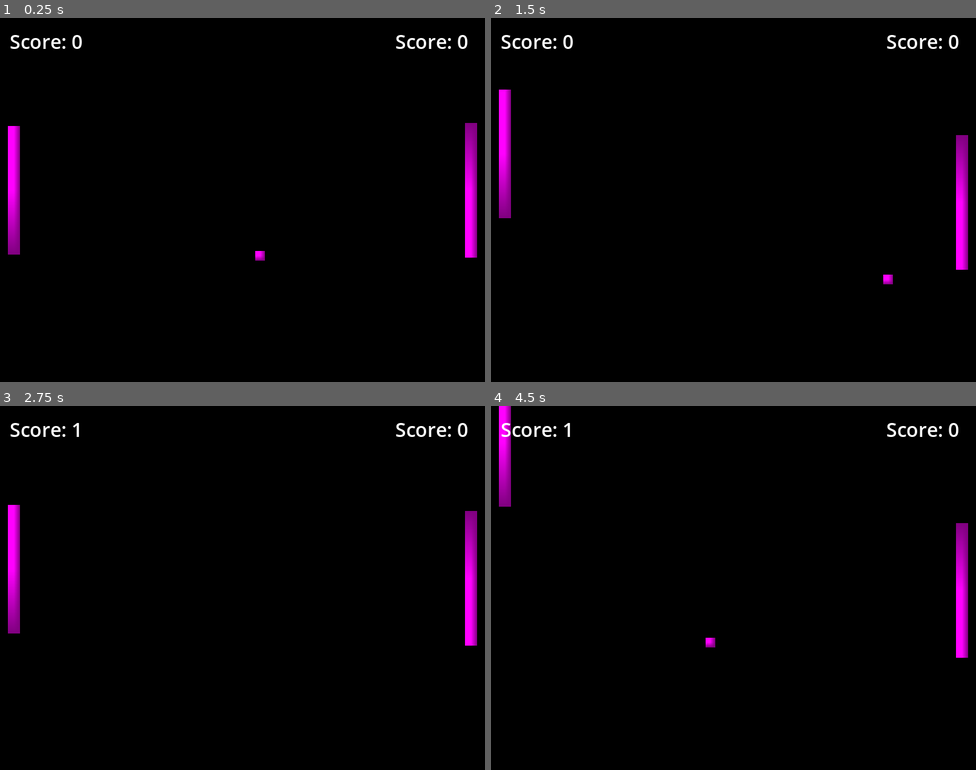
Above: before the commit, frames 1-4 (two rows, left to right).
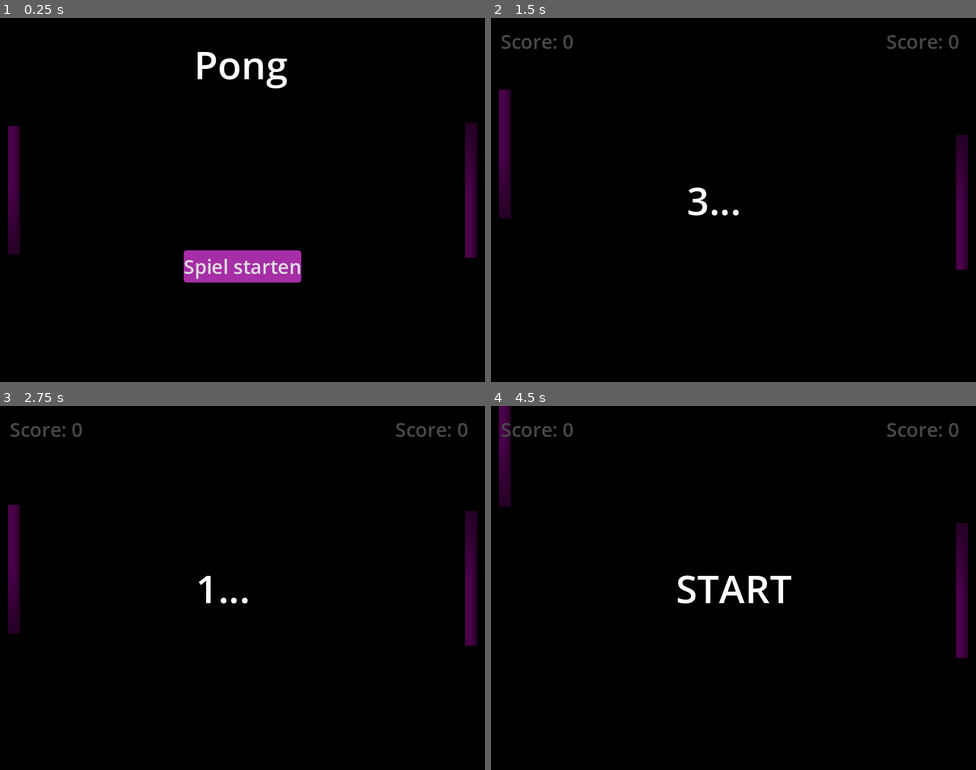
Above: after the commit, the same moments.

Repository: MetalCar/CyberPong
Game: Godot game, scene res://Scenes/Main.tscn
Two runs of this game, one before a commit and one after it. Both use one fixed random seed, a clock stepped at 60 frames per second and the inputs below.
Inputs (mouse positions are in pixels of both pictures, inside the frame that each line leads up to):
- Up to frame 1 (0.25 s): no input
- Up to frame 2 (1.5 s): click (733, 265) at 0.5 s, where only the run after the commit has a clickable "Spiel starten"; tap Enter at 1.25 s; hold W (move_up_p1) from 1.28 s (still down); tap Down (move_down_p2) at 1.35 s
- Up to frame 3 (2.75 s): release W (move_up_p1) at 2.03 s; hold S (move_down_p1) from 2.03 s (still down); tap Up (move_up_p2) at 2.1 s
- Up to frame 4 (4.5 s): release S (move_down_p1) at 2.78 s; hold W (move_up_p1) 2.78-4.28 s; tap Down (move_down_p2) at 2.85, 4.35 s; tap Up (move_up_p2) at 3.6 s; tap Space at 4.25 s; hold S (move_down_p1) from 4.28 s (still down)

The runs differ from the first frame. In frame 1, 5.0% of the frame differs, in the area x 1-99%, y 4-73%; in frame 2, 2.5%; in frame 3, 2.4%; in frame 4, 2.8%.

Commit message:
add ghost trail and try to add an shader for glow

Diff:
--- /dev/null
+++ b/Prefabs/Ball.gdshader
@@ -0,0 +1,19 @@
+shader_type canvas_item;
+
+render_mode blend_add;
+
+uniform vec4 glow_color : source_color = vec4(0.0, 1.0, 1.0, 1.0);
+uniform float glow_strength = 1.5;
+uniform float glow_radius = 2.0;
+uniform float pulse_speed = 1.0;
+
+void fragment() {
+	vec2 uv_centered = UV - vec2(0.5);
+	float dist = length(uv_centered * glow_radius);
+
+	// Glow-Falloff + Pulsieren
+	float glow = (1.0 - smoothstep(0.0, 1.0, dist)) * (0.5 + 0.5 * sin(TIME * pulse_speed));
+
+	vec4 tex_color = texture(TEXTURE, UV);
+	COLOR = tex_color + glow * glow_color * glow_strength;
+}
--- a/Prefabs/Ball.tscn
+++ b/Prefabs/Ball.tscn
@@ -1,24 +1,34 @@
-[gd_scene load_steps=5 format=3 uid="uid://ts4hkqdp7ovg"]
+[gd_scene load_steps=8 format=3 uid="uid://ts4hkqdp7ovg"]
 
 [ext_resource type="Script" uid="uid://vw701gj8ko3s" path="res://Scripts/ball_movement.gd" id="1_f8b65"]
+[ext_resource type="Shader" uid="uid://y04x3esq27bm" path="res://Prefabs/Ball.gdshader" id="2_annej"]
+[ext_resource type="Texture2D" uid="uid://cgwjqr2x0ypr3" path="res://Art/pong-ball.png" id="2_hdy6r"]
+[ext_resource type="PackedScene" uid="uid://ldjsx40esocm" path="res://Prefabs/ghost.tscn" id="3_fnr1w"]
+
+[sub_resource type="ShaderMaterial" id="ShaderMaterial_annej"]
+shader = ExtResource("2_annej")
+shader_parameter/glow_color = Color(0, 1, 1, 1)
+shader_parameter/glow_strength = 1.5
+shader_parameter/glow_radius = 2.0
+shader_parameter/pulse_speed = 1.0
 
 [sub_resource type="PhysicsMaterial" id="PhysicsMaterial_f8b65"]
 friction = 0.0
 bounce = 1.0
 
 [sub_resource type="RectangleShape2D" id="RectangleShape2D_hdy6r"]
-size = Vector2(16, 16)
-
-[sub_resource type="PlaceholderTexture2D" id="PlaceholderTexture2D_annej"]
+size = Vector2(32, 32)
 
 [node name="Ball" type="RigidBody2D"]
+material = SubResource("ShaderMaterial_annej")
 physics_material_override = SubResource("PhysicsMaterial_f8b65")
 gravity_scale = 0.0
 script = ExtResource("1_f8b65")
+ghost_scene = ExtResource("3_fnr1w")
 
 [node name="CollisionShape2D" type="CollisionShape2D" parent="."]
 shape = SubResource("RectangleShape2D_hdy6r")
 
 [node name="Sprite2D" type="Sprite2D" parent="."]
-scale = Vector2(16, 16)
-texture = SubResource("PlaceholderTexture2D_annej")
+position = Vector2(4.76837e-07, 4.76837e-07)
+texture = ExtResource("2_hdy6r")
--- /dev/null
+++ b/Prefabs/ghost.tscn
@@ -0,0 +1,12 @@
+[gd_scene load_steps=4 format=3 uid="uid://ldjsx40esocm"]
+
+[ext_resource type="Texture2D" uid="uid://cgwjqr2x0ypr3" path="res://Art/pong-ball.png" id="1_l7sr0"]
+[ext_resource type="Script" uid="uid://dslk0wt3h5mxw" path="res://Scripts/ghost.gd" id="2_f0cm6"]
+
+[sub_resource type="CanvasItemMaterial" id="CanvasItemMaterial_ilimx"]
+blend_mode = 1
+
+[node name="Ghost" type="Sprite2D"]
+material = SubResource("CanvasItemMaterial_ilimx")
+texture = ExtResource("1_l7sr0")
+script = ExtResource("2_f0cm6")
--- a/Prefabs/hud.gd
+++ b/Prefabs/hud.gd
@@ -5,3 +5,20 @@
 func _on_game_over_popup_start_new_game() -> void:
 	$GameOverPopup.hide()
 	start_new_game.emit()
+
+func _on_button_pressed() -> void:
+	$StartScreen.hide()
+	$ScoreP1.show()
+	$ScoreP2.show()
+	start_new_game.emit()
+
+func update_timer_label(timer):
+	match timer:
+		"3":
+			$TimerScreen/ColorRect/Label.text = "3..."
+		"2":
+			$TimerScreen/ColorRect/Label.text = "2..."
+		"1":
+			$TimerScreen/ColorRect/Label.text = "1..."
+		"0":
+			$TimerScreen/ColorRect/Label.text = "START"
--- a/Prefabs/hud.tscn
+++ b/Prefabs/hud.tscn
@@ -14,6 +14,7 @@
 script = ExtResource("1_g0xie")
 
 [node name="ScoreP1" type="Label" parent="."]
+visible = false
 offset_left = 16.0
 offset_top = 16.0
 offset_right = 77.0
@@ -22,6 +23,7 @@
 text = "Score: 0"
 
 [node name="ScoreP2" type="Label" parent="."]
+visible = false
 anchors_preset = 1
 anchor_left = 1.0
 anchor_right = 1.0
@@ -34,6 +36,7 @@
 text = "Score: 0"
 
 [node name="GameOverPopup" type="Control" parent="."]
+visible = false
 layout_mode = 3
 anchors_preset = 15
 anchor_right = 1.0
@@ -84,5 +87,87 @@
 theme_override_styles/normal = SubResource("StyleBoxFlat_6n2uh")
 text = "Neu starten"
 
+[node name="StartScreen" type="Control" parent="."]
+layout_mode = 3
+anchors_preset = 15
+anchor_right = 1.0
+anchor_bottom = 1.0
+grow_horizontal = 2
+grow_vertical = 2
+
+[node name="ColorRect" type="ColorRect" parent="StartScreen"]
+layout_mode = 1
+anchors_preset = 15
+anchor_right = 1.0
+anchor_bottom = 1.0
+grow_horizontal = 2
+grow_vertical = 2
+color = Color(0, 0, 0, 0.713726)
+
+[node name="Label" type="Label" parent="StartScreen/ColorRect"]
+layout_mode = 1
+anchors_preset = 5
+anchor_left = 0.5
+anchor_right = 0.5
+offset_left = -80.0
+offset_top = 32.0
+offset_right = 75.0
+offset_bottom = 120.0
+grow_horizontal = 2
+theme_override_font_sizes/font_size = 64
+text = "Pong"
+
+[node name="Button" type="Button" parent="StartScreen/ColorRect"]
+layout_mode = 1
+anchors_preset = 8
+anchor_left = 0.5
+anchor_top = 0.5
+anchor_right = 0.5
+anchor_bottom = 0.5
+offset_left = -96.0
+offset_top = 82.5
+offset_right = 96.0
+offset_bottom = 135.5
+grow_horizontal = 2
+grow_vertical = 2
+theme_override_font_sizes/font_size = 32
+theme_override_styles/normal = SubResource("StyleBoxFlat_6n2uh")
+text = "Spiel starten"
+
+[node name="TimerScreen" type="Control" parent="."]
+visible = false
+layout_mode = 3
+anchors_preset = 15
+anchor_right = 1.0
+anchor_bottom = 1.0
+grow_horizontal = 2
+grow_vertical = 2
+
+[node name="ColorRect" type="ColorRect" parent="TimerScreen"]
+layout_mode = 1
+anchors_preset = 15
+anchor_right = 1.0
+anchor_bottom = 1.0
+grow_horizontal = 2
+grow_vertical = 2
+color = Color(0, 0, 0, 0.713726)
+
+[node name="Label" type="Label" parent="TimerScreen/ColorRect"]
+layout_mode = 1
+anchors_preset = 8
+anchor_left = 0.5
+anchor_top = 0.5
+anchor_right = 0.5
+anchor_bottom = 0.5
+offset_left = -77.5
+offset_top = -44.0
+offset_right = 77.5
+offset_bottom = 44.0
+grow_horizontal = 2
+grow_vertical = 2
+theme_override_font_sizes/font_size = 64
+text = "3..."
+
 [connection signal="start_new_game" from="GameOverPopup" to="." method="_on_game_over_popup_start_new_game"]
 [connection signal="pressed" from="GameOverPopup/ColorRect/Button" to="GameOverPopup" method="_on_button_pressed"]
+[connection signal="pressed" from="StartScreen/ColorRect/Button" to="." method="_on_button_pressed"]
--- a/Scripts/Main.gd
+++ b/Scripts/Main.gd
@@ -13,15 +13,14 @@
 	var screen_width = get_viewport_rect().size.x
 
 	create_walls(screen_width, screen_height)
+	create_out_of_bounds()
 
-	create_ball(screen_width, screen_height)
-
+func create_out_of_bounds():
 	var out_left = $OutOfBoundLeft
 	var out_right = $OutOfBoundRight
 
 	out_left.connect("body_entered", Callable(self, "_on_out_of_bounds_body_entered").bind("OutOfBoundLeft"))
 	out_right.connect("body_entered", Callable(self, "_on_out_of_bounds_body_entered").bind("OutOfBoundRight"))
-
 
 func _on_out_of_bounds_body_entered(body: Node, zone_name: String) -> void:
 	if body.name != "Ball":
@@ -36,7 +35,8 @@
 
 	if score_p1 >= 5 or score_p2 >= 5:
 		hud.get_child(2).show()
-		hud.get_child(2).get_child(0).get_child(0).text = "Spieler %s hat gewonnen!" % "P1" if score_p1 >= 5 else "P2"
+		var playerName = "P1" if score_p1 >= 5 else "P2"
+		hud.get_child(2).get_child(0).get_child(0).text = "Spieler %s hat gewonnen!" % playerName
 	else:
 		$BallResetTimer.start()
 
@@ -75,10 +75,17 @@
 	$BallResetTimer.stop()
 
 func _on_hud_start_new_game() -> void:
+	hud.get_node("TimerScreen").show()
+	for time in [3, 2, 1, 0]:
+		hud.update_timer_label(str(time))
+		await get_tree().create_timer(1).timeout
+	hud.get_node("TimerScreen").hide()
+	start_new_game()
+
+func start_new_game() -> void:
 	var screen_height = get_viewport_rect().size.y
 	var screen_width = get_viewport_rect().size.x
 	score_p1 = 0
 	score_p2 = 0
 	update_score()
-	$BallResetTimer.start()
 	create_ball(screen_width, screen_height)
--- a/Scripts/ball_movement.gd
+++ b/Scripts/ball_movement.gd
@@ -5,6 +5,10 @@
 @export var initialBallVelocity = 200
 @export var ballVelocityPerBounce = 20
 
+@export var ghost_scene: PackedScene
+@export var ghost_interval: float = 0.05
+
+var _ghost_timer = 0.0
 var ballVelocity = initialBallVelocity
 
 func _ready() -> void:
@@ -12,6 +16,19 @@
 	max_contacts_reported = 5
 	connect("body_entered", Callable(self, "_on_body_entered"))
 	start_ball()
+
+func _process(delta):
+	_ghost_timer -= delta
+	if _ghost_timer <= 0:
+		spawn_ghost()
+		_ghost_timer = ghost_interval
+
+func spawn_ghost():
+	var ghost = ghost_scene.instantiate()
+	ghost.global_position = global_position
+	ghost.rotation = rotation
+	ghost.scale = scale
+	get_parent().add_child(ghost)
 
 func start_ball():
 	var angle = randf_range(-0.25, 0.25)
--- /dev/null
+++ b/Scripts/ghost.gd
@@ -0,0 +1,8 @@
+extends Sprite2D
+
+@export var fade_speed: float = 2.0
+
+func _process(delta):
+	modulate.a -= fade_speed * delta
+	if modulate.a <= 0:
+		queue_free()
--- a/project.godot
+++ b/project.godot
@@ -29,6 +29,7 @@
 [file_customization]
 
 folder_colors={
+"res://Art/": "blue",
 "res://Prefabs/": "yellow",
 "res://Scenes/": "purple",
 "res://Scripts/": "green",
Binary file added: Art/pong-ball.png
Not shown, added: Art/pong-ball.png.import
Not shown, added: Prefabs/Ball.gdshader.uid
Not shown, added: Scripts/ghost.gd.uid
Not shown, added: Art/pong_ball.piskel
